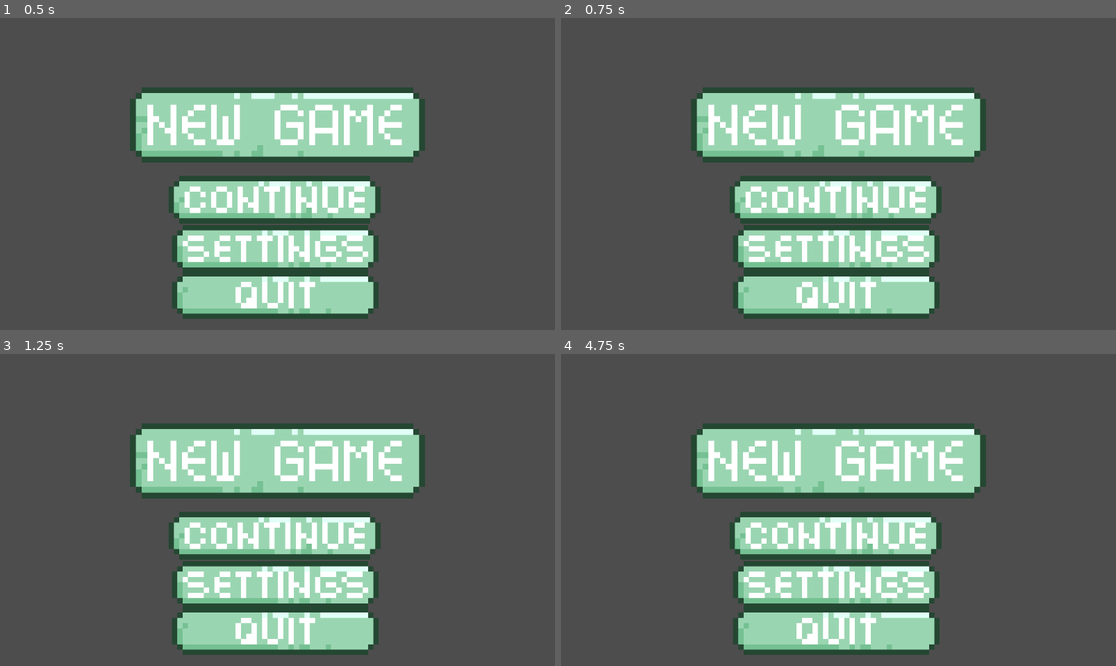
Above: before the commit, frames 1-4 (two rows, left to right).
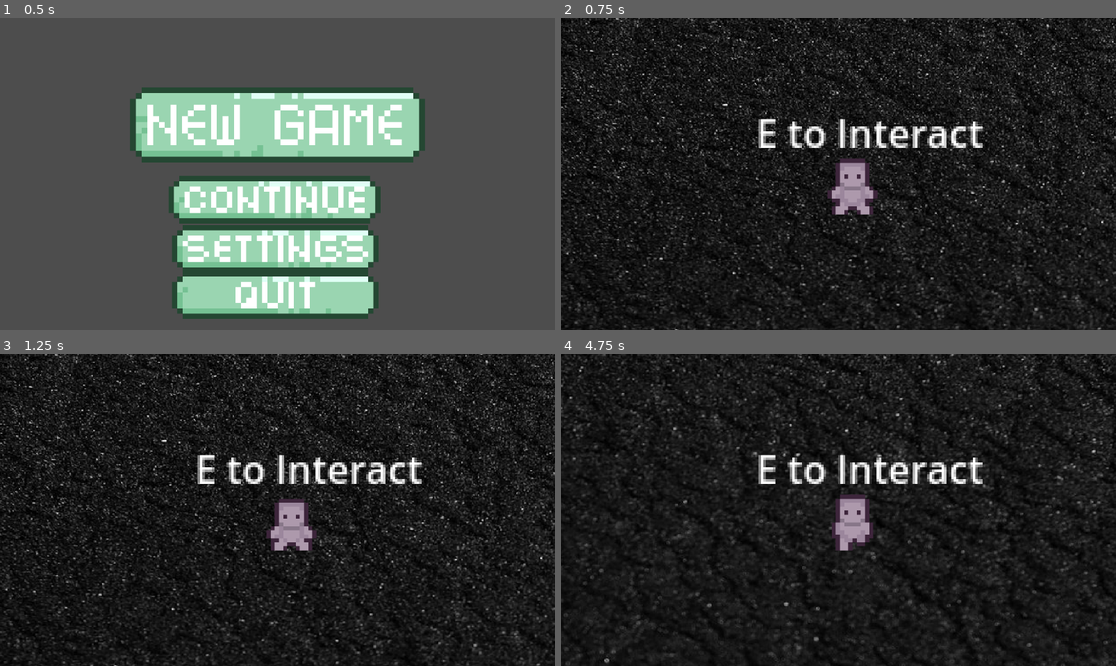
Above: after the commit, the same moments.

Repository: dddddakari/purgency
Game: Godot game, scene res://menus/start_screen.tscn
The game is run twice, just before and just after one commit, with the same random seed, the same clock (stepped at 60 frames per second) and the same inputs.
Inputs (mouse positions are in pixels of both pictures, inside the frame that each line leads up to):
- Up to frame 1 (0.5 s): no input
- Up to frame 2 (0.75 s): click (832, 120) at 0.5 s
- Up to frame 3 (1.25 s): no input
- Up to frame 4 (4.75 s): click (832, 456) at 1.27 s; click (832, 628) at 2.02 s; click (832, 628) at 2.77 s; hold Right (ui_right) 3.53-4.28 s; hold E (interact) 3.53-4.28 s; hold Down (ui_down) from 4.28 s (still down); tap E (interact) at 4.35 s

Frame 1 is identical in both runs. In frame 2, 95% of the frame differs, in the area x 0-100%, y 0-100%; in frame 3, 95%; in frame 4, 98%.

Commit message:
new game repathed

Diff:
--- a/purgency-/menus/start_screen.gd
+++ b/purgency-/menus/start_screen.gd
@@ -1,7 +1,7 @@
 extends Node2D
 
 func _on_new_game_pressed() -> void:
-	get_tree().change_scene_to_file("res://background/kitchen/kitchen01.tscn")
+	get_tree().change_scene_to_file("res://scenes/kitchen/kitchen01.tscn")
 	print("new game started")
 
 func _on_continue_pressed() -> void:
--- a/purgency-/scenes/kitchen/area_2d.gd
+++ b/purgency-/scenes/kitchen/area_2d.gd
@@ -10,5 +10,4 @@
 
 func _process(_delta):
 	if entered == true:
-		if Input.is_action_just_pressed("interact"):
-			get_tree().change_scene_to_file("res://background/outside/cutscene.tscn")
+		get_tree().change_scene_to_file("res://scenes/outside/cutscene.tscn")
--- a/purgency-/scenes/kitchen/kitchen.tscn
+++ b/purgency-/scenes/kitchen/kitchen.tscn
@@ -7,7 +7,6 @@
 [ext_resource type="Texture2D" uid="uid://dbnln7t4kg4nj" path="res://BGassets/TopDownHouse_FurnitureState2.png" id="5_vll7a"]
 [ext_resource type="Texture2D" uid="uid://d1440o7a1fnwt" path="res://BGassets/TopDownHouse_SmallItems.png" id="6_omcb3"]
 [ext_resource type="PackedScene" uid="uid://dqm0mk3hhq2c0" path="res://entities/player/player.tscn" id="7_odp7i"]
-
 
 [sub_resource type="TileSetAtlasSource" id="TileSetAtlasSource_xnsi2"]
 texture = ExtResource("1_eafyc")
--- a/purgency-/scenes/outside/area_2d.gd
+++ b/purgency-/scenes/outside/area_2d.gd
@@ -10,5 +10,4 @@
 
 func _process(_delta):
 	if entered == true:
-		if Input.is_action_just_pressed("interact"):
-			get_tree().change_scene_to_file("res://background/kitchen/kitchen01.tscn")
+		get_tree().change_scene_to_file("res://scenes/outside/black.jpg")
